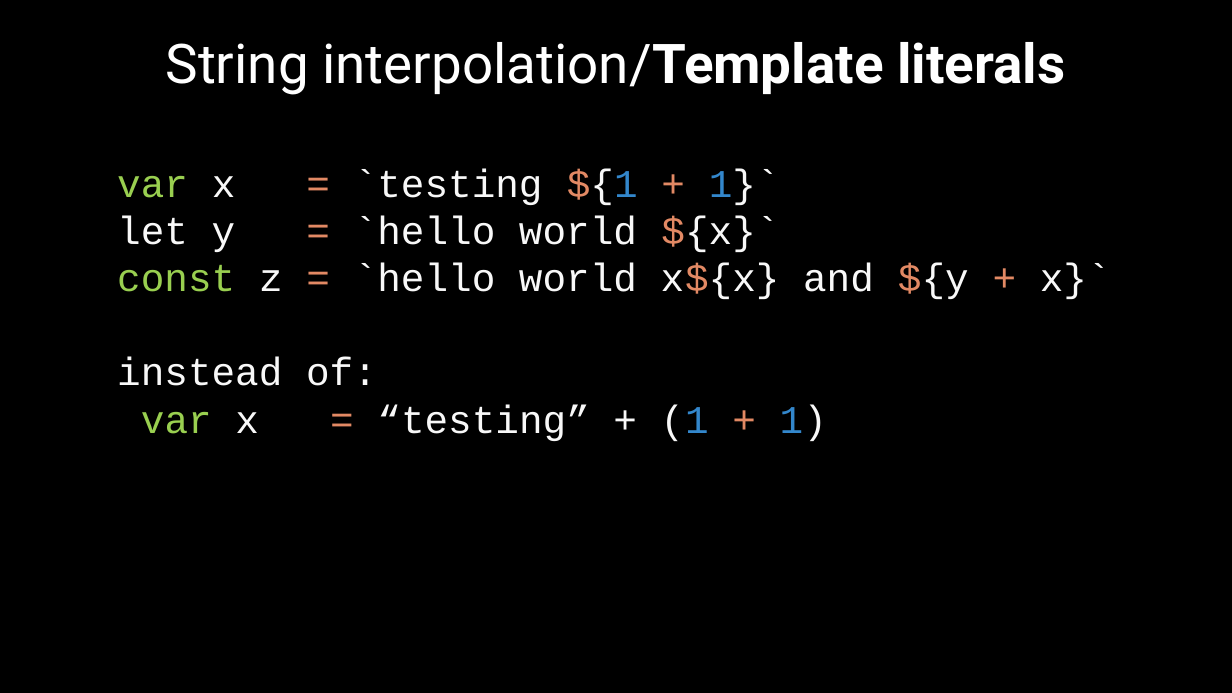
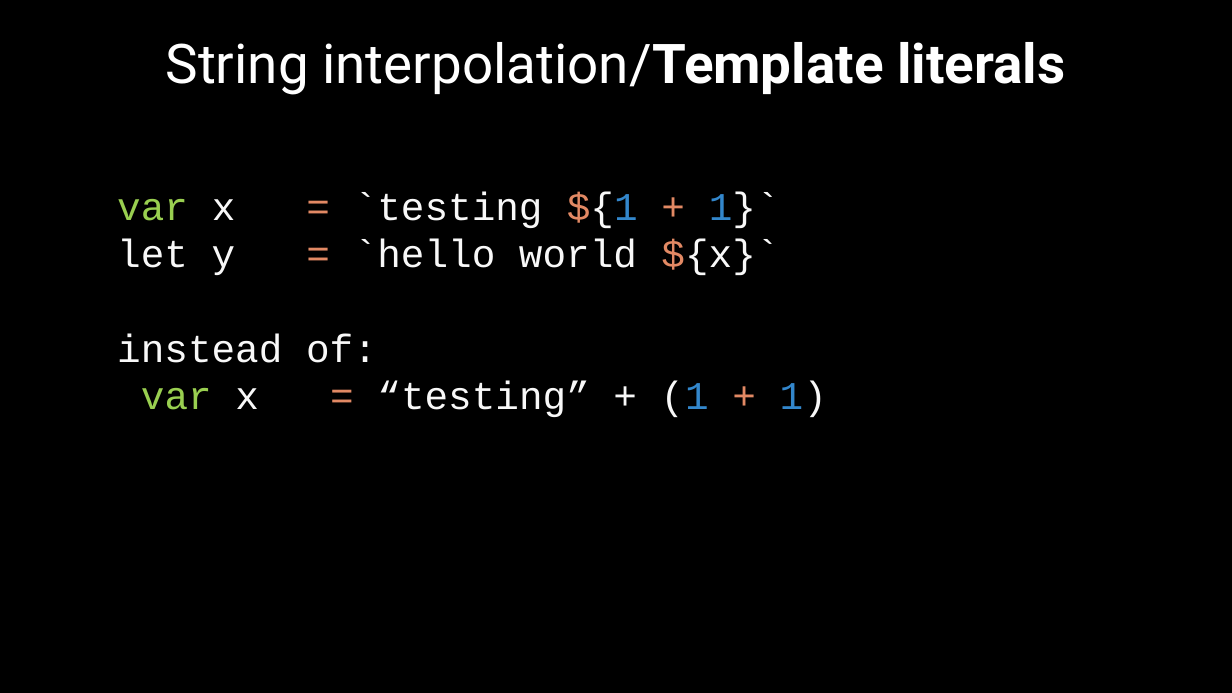
Before and after one commit to petereijgermans11/frontend-cursus, a slide deck: slide 19 of frontend-cursus/ 4 - ECMAScript 6 node-browser.pptx. Drawn at 1232x693 pixels with LibreOffice and Linux fonts; fonts in the diff are those of the drawing. Boxes give left, top, right and bottom in pixels: in the first picture for what was removed or moved away, otherwise in the second. Text is boxed around its words. In the diff, an @@ line names an element or a change of style, - is before the commit and + after.

```diff
--- a/frontend-cursus/ 4 - ECMAScript 6 node-browser.pptx
+++ b/frontend-cursus/ 4 - ECMAScript 6 node-browser.pptx
@@ text at (117, 263, 1111, 299): paragraph removed @@
-const z = `hello world x${x} and ${y + x}`
```
Also in this commit, not shown: 2 other slides changed, 1 other file.
